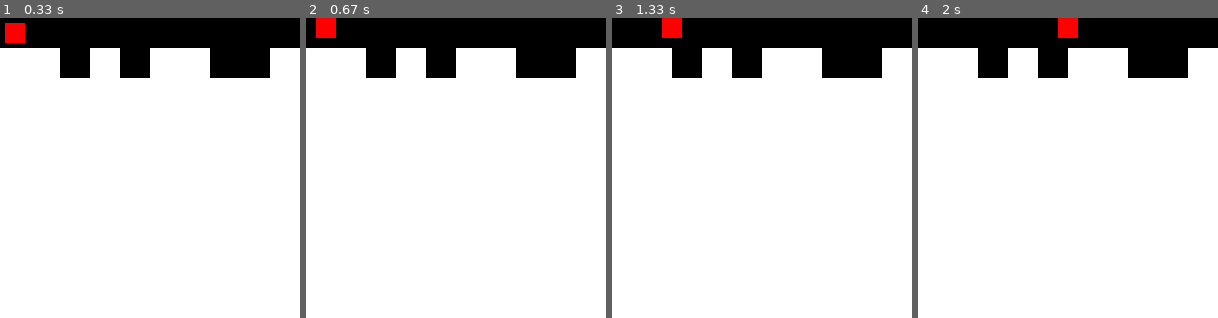
Above: before the commit, frames 1-4 (left to right).
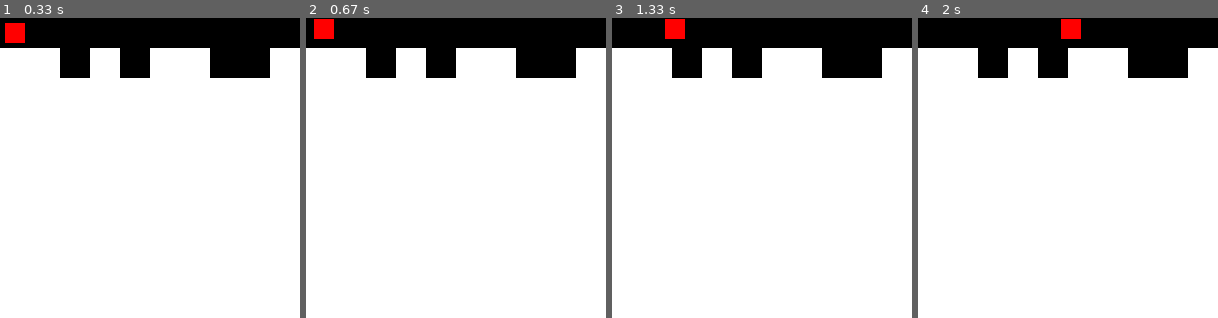
Above: after the commit, the same moments.

Repository: danadrianmirea/python-playground
Game: pygame game, started from maze_game.py
The game is run twice, just before and just after one commit, with the same random seed, the same clock (stepped at 60 frames per second) and the same inputs.
Inputs:
- Up to frame 1 (0.33 s): no input
- Up to frame 2 (0.67 s): hold W from 0.33 s (still down); hold Right from 0.33 s (still down)
- Up to frame 3 (1.33 s): release W at 0.8 s; release Right at 0.8 s; tap A at 0.83 s; hold Right from 1.17 s (still down)
- Up to frame 4 (2 s): release Right at 1.63 s
The pictures show only the part of the screen within x 0-50%, y 0-50%; the shares and areas given below are measured in that part.

Frame 1 is identical in both runs. In frame 2, 0.1% of the frame differs, in the area x 2-10%, y 0-7%; in frame 3, 0.2%, in the area x 16-25%, y 0-7%; in frame 4, 0.2%.

Commit message:
fix runtime exceptions

Diff:
--- a/maze_game.py
+++ b/maze_game.py
@@ -28,6 +28,13 @@
 
 # Create a simple maze (1 represents walls, 0 represents paths)
 maze = [[1 for x in range(MAZE_WIDTH)] for y in range(MAZE_HEIGHT)]
+
+def check_collision(x, y):
+    cell_x = int(x // CELL_SIZE)
+    cell_y = int(y // CELL_SIZE)
+    return (0 <= cell_x < MAZE_WIDTH and
+            0 <= cell_y < MAZE_HEIGHT and
+            maze[cell_y][cell_x] == 0)
 
 # Create a simple path (this is a very basic maze for prototype)
 def create_simple_maze():
@@ -68,22 +75,30 @@
     new_x = player_x
     new_y = player_y
 
+    # Calculate movement direction
+    dx = 0
+    dy = 0
+
     if keys[pygame.K_LEFT] or keys[pygame.K_a]:
-        new_x -= player_speed
+        dx -= 1
     if keys[pygame.K_RIGHT] or keys[pygame.K_d]:
-        new_x += player_speed
+        dx += 1
     if keys[pygame.K_UP] or keys[pygame.K_w]:
-        new_y -= player_speed
+        dy -= 1
     if keys[pygame.K_DOWN] or keys[pygame.K_s]:
-        new_y += player_speed
+        dy += 1
 
-    # Check collision with walls
-    def check_collision(x, y):
-        cell_x = x // CELL_SIZE
-        cell_y = y // CELL_SIZE
-        return (0 <= cell_x < MAZE_WIDTH and
-                0 <= cell_y < MAZE_HEIGHT and
-                maze[cell_y][cell_x] == 0)
+    # Normalize diagonal movement
+    if dx != 0 and dy != 0:
+        # Normalize the diagonal movement to maintain consistent speed
+        dx = dx * player_speed / (2 ** 0.5)
+        dy = dy * player_speed / (2 ** 0.5)
+    else:
+        dx = dx * player_speed
+        dy = dy * player_speed
+
+    new_x += dx
+    new_y += dy
 
     # Check multiple points around the player's bounds
     half_size = player_size // 2
